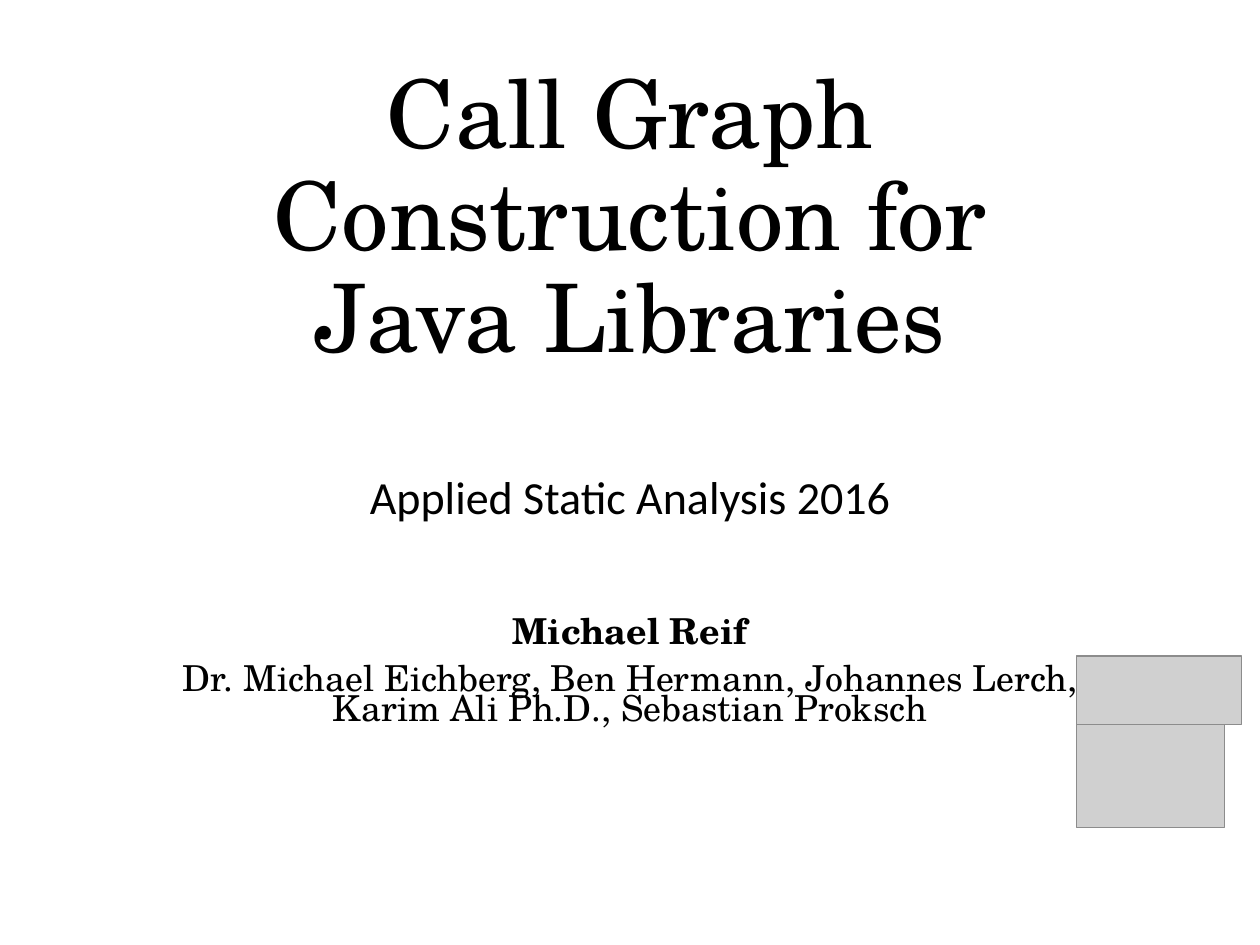
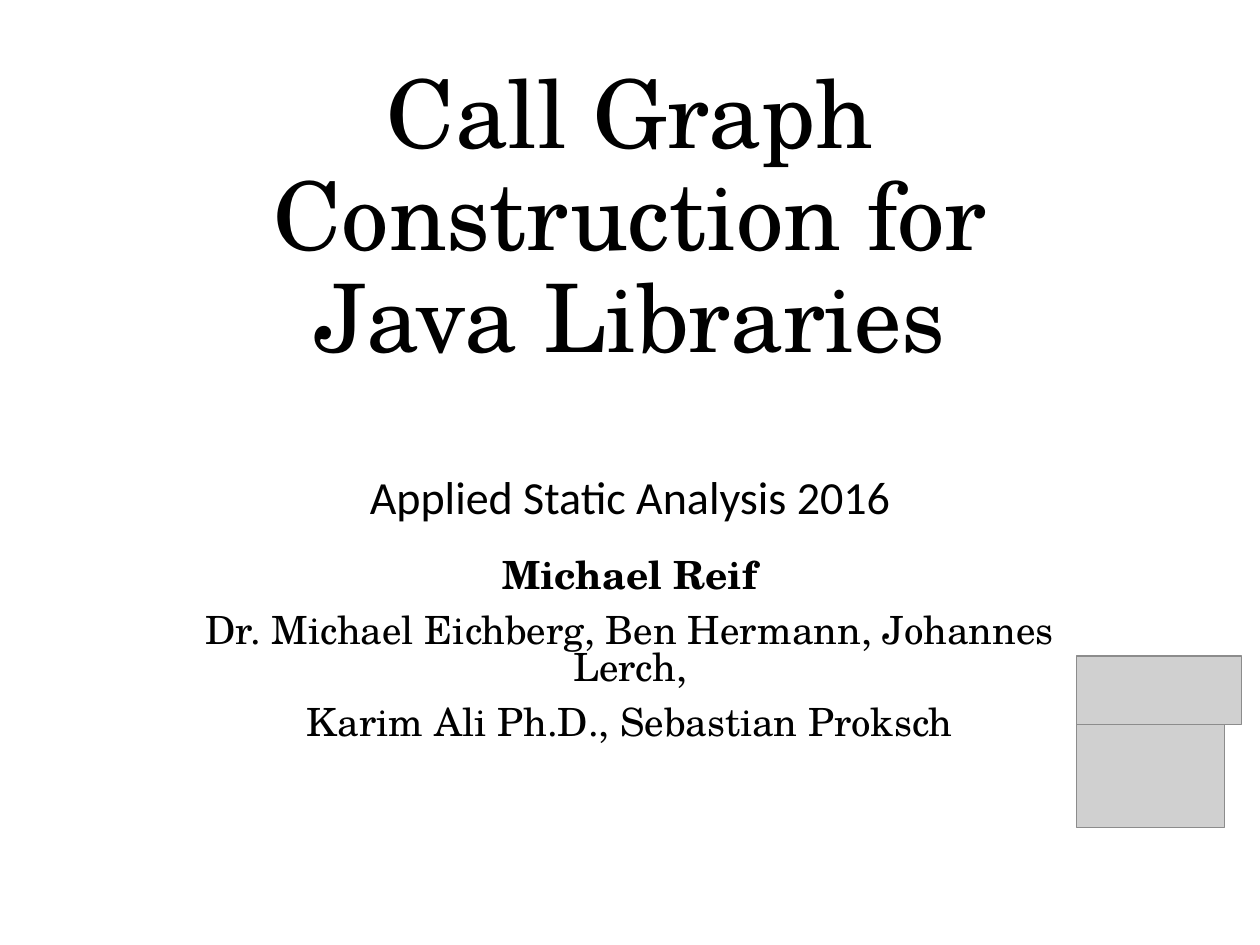
Before and after one commit to stg-tud/apsa, a slide deck: slide 1 of 2016/lecture/APSA-13-LibCG.pptx. Drawn at 1260x945 pixels with LibreOffice and Linux fonts; fonts in the diff are those of the drawing; grey boxes stand for pictures. Boxes give left, top, right and bottom in pixels: in the first picture for what was removed or moved away, otherwise in the second. Text is boxed around its words. In the diff, an @@ line names an element or a change of style, - is before the commit and + after.

```diff
--- a/2016/lecture/APSA-13-LibCG.pptx
+++ b/2016/lecture/APSA-13-LibCG.pptx
@@ subtitle at (502, 560, 757, 590): size 20.4 to 22.2 pt in "Michael Reif"; line spacing 0.7 to 0.8 @@
@@ subtitle at (205, 615, 1054, 743): text changed; size 20.4 to 22.2 pt @@
-Dr. Michael Eichberg, Ben Hermann, Johannes Lerch, Karim Ali Ph.D., Sebastian Proksch
+Dr. Michael Eichberg, Ben Hermann, Johannes Lerch,
+Karim Ali Ph.D., Sebastian Proksch
```
Also in this commit, not shown: 5 other slides changed, 1 other file.
